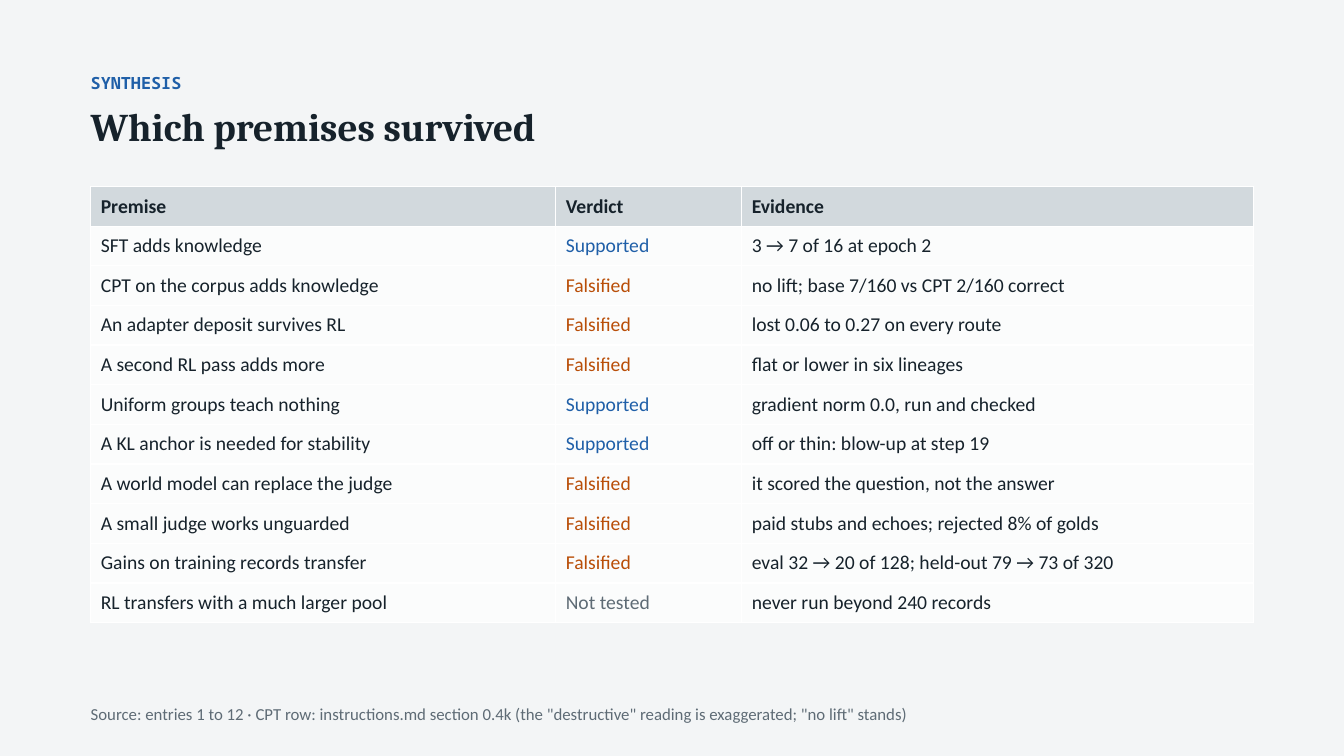
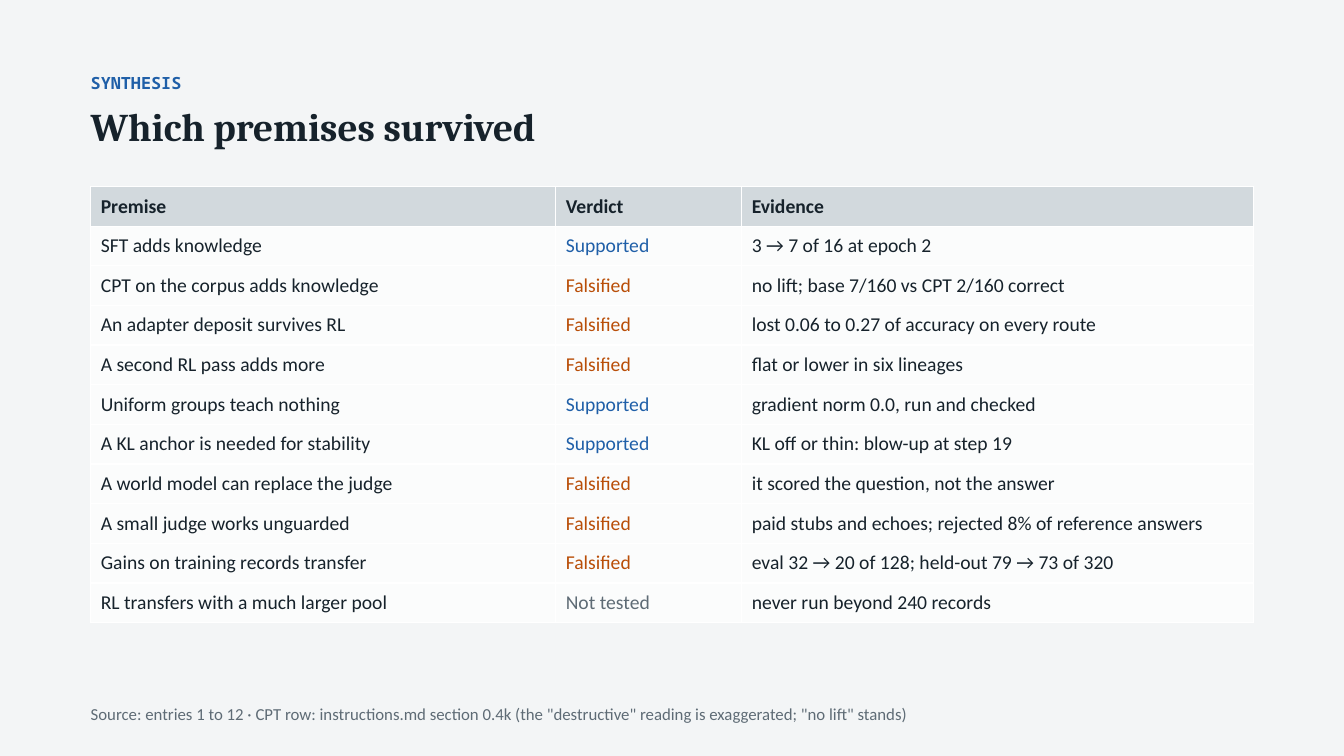
Before and after one commit to thistleknot/rl_v2_share, a slide deck: slide 27 of docs/RL_V2_rl.pptx. Drawn at 1344x756 pixels with LibreOffice and Linux fonts; fonts in the diff are those of the drawing. Boxes give left, top, right and bottom in pixels: in the first picture for what was removed or moved away, otherwise in the second. Text is boxed around its words. In the diff, an @@ line names an element or a change of style, - is before the commit and + after.

```diff
--- a/docs/RL_V2_rl.pptx
+++ b/docs/RL_V2_rl.pptx
@@ table at (91,187,1253,623) @@
-row 4, column 3: lost 0.06 to 0.27 on every route
+row 4, column 3: lost 0.06 to 0.27 of accuracy on every route
-row 7, column 3: off or thin: blow-up at step 19
+row 7, column 3: KL off or thin: blow-up at step 19
-row 9, column 3: paid stubs and echoes; rejected 8% of golds
+row 9, column 3: paid stubs and echoes; rejected 8% of reference answers
```
Also in this commit, not shown: 9 other slides changed.
